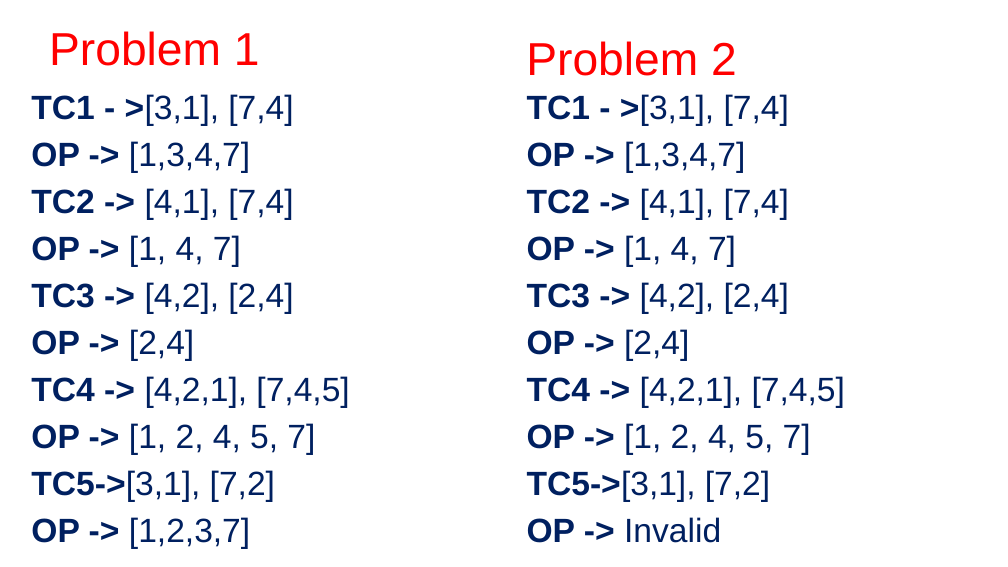
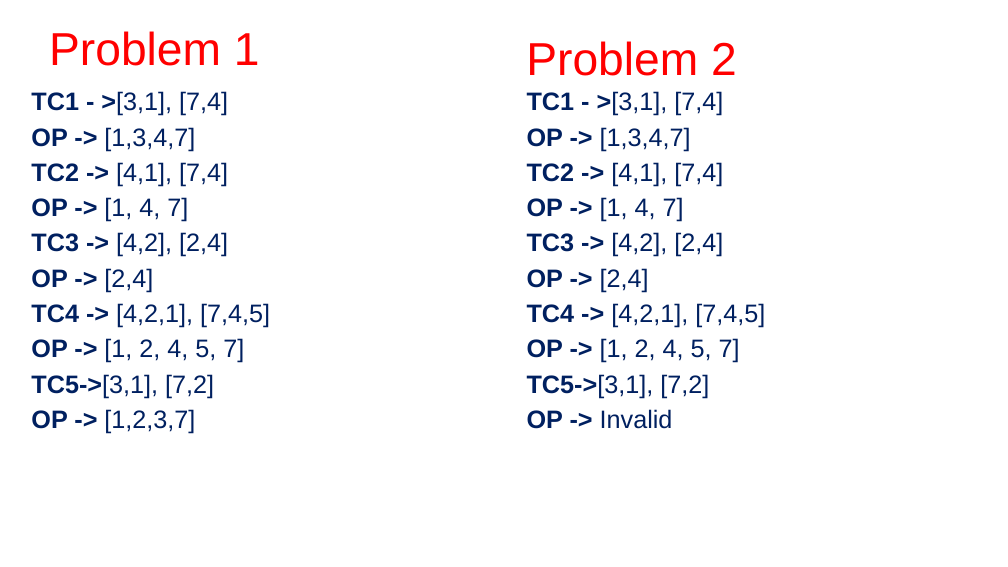
Before and after one commit to janakimeena/Rethiniking-Lab-Padegogies-using-AI-Coding-Agents-Python-, a slide deck: slide 22 of 21-05-2026/test cases.pptx. Drawn at 1008x567 pixels with LibreOffice and Linux fonts; fonts in the diff are those of the drawing. Boxes give left, top, right and bottom in pixels: in the first picture for what was removed or moved away, otherwise in the second. Text is boxed around its words. In the diff, an @@ line names an element or a change of style, - is before the commit and + after.

```diff
--- a/21-05-2026/test cases.pptx
+++ b/21-05-2026/test cases.pptx
@@ text "TC1 - >[3,1], [7,4]" at (31, 91, 270, 433): size 32 to 24 pt; less space between paragraphs @@
@@ text "TC1 - >[3,1], [7,4]" at (527, 91, 765, 429): size 32 to 24 pt; less space between paragraphs @@
```
Also in this commit, not shown: 5 other slides changed, 20 other files.
